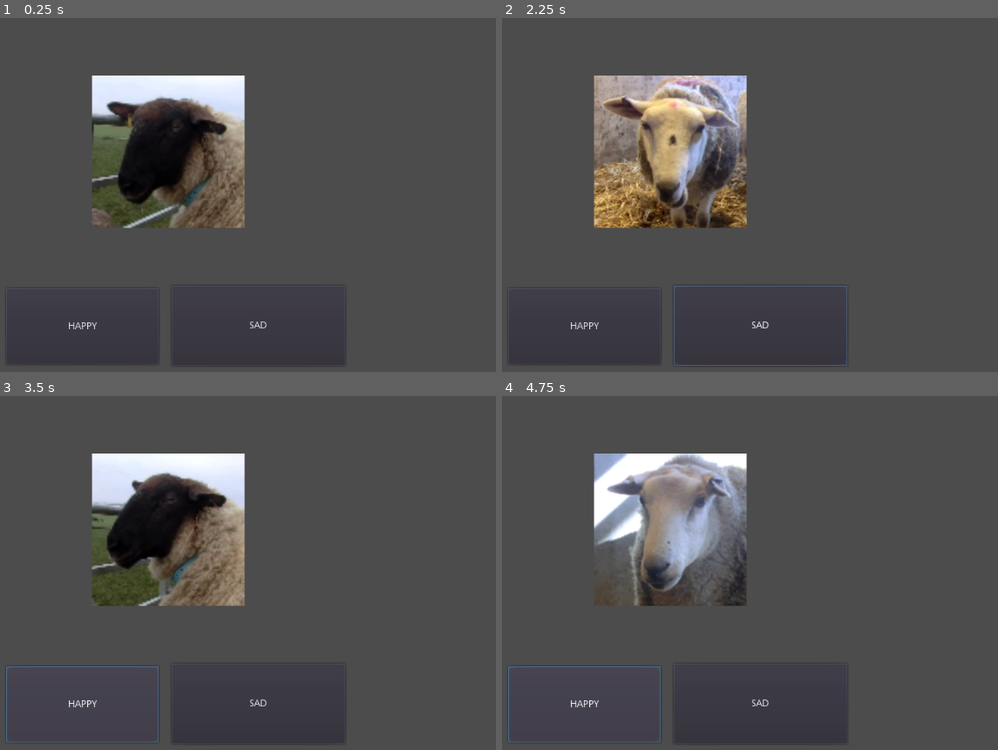
Above: before the commit, frames 1-4 (two rows, left to right).
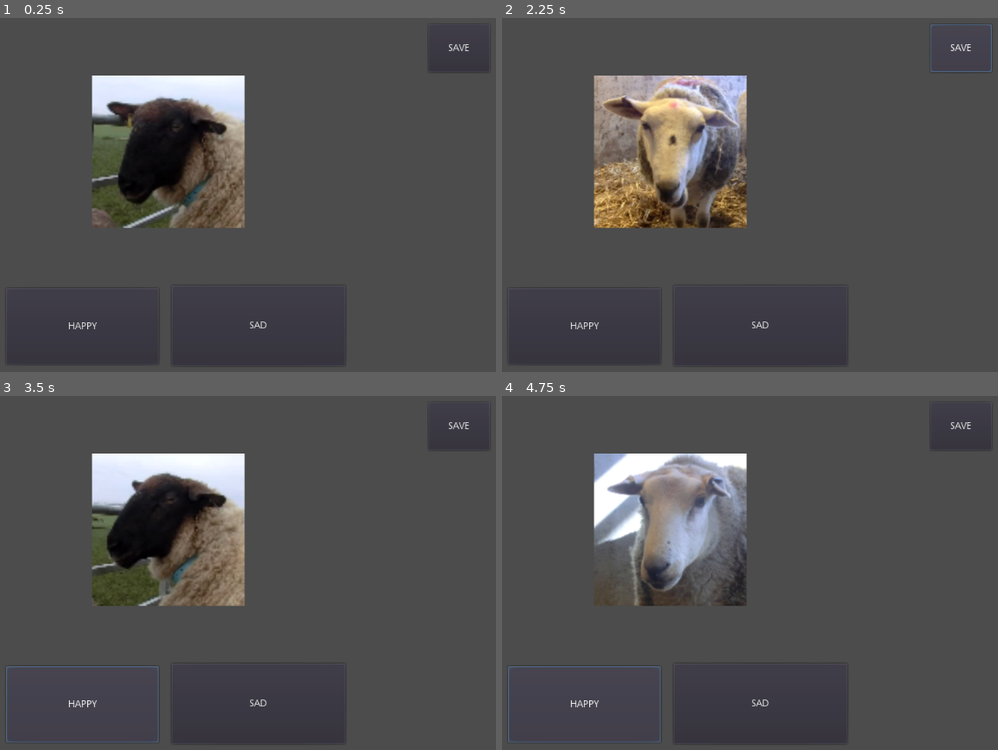
Above: after the commit, the same moments.

Repository: franciscapessanha/Sheep-game
Game: Godot game, scene res://Scenes/main.tscn
The game is run twice, just before and just after one commit, with the same random seed, the same clock (stepped at 60 frames per second) and the same inputs.
Inputs (mouse positions are in pixels of both pictures, inside the frame that each line leads up to):
- Up to frame 1 (0.25 s): no input
- Up to frame 2 (2.25 s): click "HAPPY" at 0.5 s; click "SAD" at 1.25 s; click (963, 49) at 2 s, where only the run after the commit has a clickable "SAVE"
- Up to frame 3 (3.5 s): click "HAPPY" at 2.75 s
- Up to frame 4 (4.75 s): click "SAD" at 3.5 s; click "HAPPY" at 4.25 s

The runs differ from the first frame. In frame 1, less than 0.1% of the frame differs, in the area x 87-99%, y 7-16%; in frame 2, 0.4%, in the area x 34-99%, y 1-99%; in frame 3, less than 0.1%; in frame 4, less than 0.1%.

Commit message:
Save data

Diff:
--- /dev/null
+++ b/Data/data.csv
@@ -0,0 +1,15 @@
+day/month,time,image name,given score,ground truth
+26/8,55:17,0_0_CIMG4876.png,0,1
+26/8,55:17,0_0_CIMG4963.png,0,1
+26/8,55:17,0_0_CIMG4864.png,0,1
+26/8,55:18,0_0_CIMG5193.png,0,1
+26/8,55:18,0_3_CIMG5406.png,0,0
+26/8,55:18,0_0_CIMG5281.png,0,1
+26/8,55:18,0_2_CIMG5993.png,0,0
+26/8,55:19,0_CIMG4811.png,0,0
+26/8,55:19,0_3_CIMG6006.png,0,0
+26/8,55:19,0_0_CIMG4876.png,0,1
+26/8,55:19,0_0_CIMG4922.png,0,1
+26/8,55:19,0_CIMG4811.png,0,0
+26/8,55:19,0_0_CIMG5259.png,0,1
+26/8,55:19,0_0_CIMG4864.png,0,1
--- /dev/null
+++ b/Data/data_14_0_35.csv
@@ -0,0 +1,7 @@
+day/month,time,image name,given score,ground truth
+26/8,14_0_30,0_0_CIMG4864.png,0,1
+26/8,14_0_31,0_0_CIMG4876.png,0,1
+26/8,14_0_32,0_0_CIMG5259.png,0,1
+26/8,14_0_33,0_CIMG4811.png,0,0
+26/8,14_0_34,0_CIMG4812.png,0,0
+26/8,14_0_35,0_100_0119.png,0,0
--- a/Scenes/main.gd
+++ b/Scenes/main.gd
@@ -6,9 +6,11 @@
 onready var i_image
 onready var folder
 onready var image
-
+onready var label = 0
+onready var score = 0
+onready var data = {}
 onready var sheep = get_node('sheep').get_node('sprite')
-
+onready var hour_min_sec
 func list_files_in_directory(path):
     var files = []
     var dir = Directory.new()
@@ -31,6 +33,7 @@
 	else:
 		folder = pain
 
+	label = i
 	i_image = randi() % len(folder)
 	image = folder[i_image]
 	sheep.set_texture(load('res://Images/' + str(i) + '/' + image))
@@ -42,8 +45,31 @@
 	change_image()
 
 func _on_happy_pressed():
+	if label == 0:
+		score += 1
+	var t = OS.get_datetime()
+	var day_month = str(t.day) + '/' + str(t.month)
+	hour_min_sec = str(t.hour) + '_' + str(t.minute) + '_' + str(t.second)
+	data[hour_min_sec] = [day_month, hour_min_sec, image, 0, label]
 	change_image()
 
 
 func _on_sad_pressed():
+	if label == 1:
+		score += 1
+	var t = OS.get_datetime()
+	var day_month = str(t.day) + '/' + str(t.month)
+	hour_min_sec = str(t.hour) + '_' + str(t.minute) + '_' + str(t.second)
+	data[hour_min_sec] = [day_month, hour_min_sec, image, 0, label]
 	change_image()
+
+
+
+func _on_Button_pressed():
+	var file = File.new()
+	file.open('res://Data/data_' + hour_min_sec + '.csv', file.WRITE)
+	file.store_csv_line(['day/month', 'time', 'image name', 'given score', 'ground truth'], ',')
+	for i in data:
+		var line = data[i]
+		file.store_csv_line(line, ',')
+	file.close()
--- a/Scenes/main.tscn
+++ b/Scenes/main.tscn
@@ -38,5 +38,13 @@
 __meta__ = {
 "_edit_lock_": true
 }
+
+[node name="Button" type="Button" parent="."]
+margin_left = 880.0
+margin_top = 30.0
+margin_right = 970.0
+margin_bottom = 100.0
+text = "SAVE"
 [connection signal="pressed" from="happy" to="." method="_on_happy_pressed"]
 [connection signal="pressed" from="sad" to="." method="_on_sad_pressed"]
+[connection signal="pressed" from="Button" to="." method="_on_Button_pressed"]
Not shown, added: Data/data.csv.import
Not shown, added: Data/data_14_0_35.csv.import
